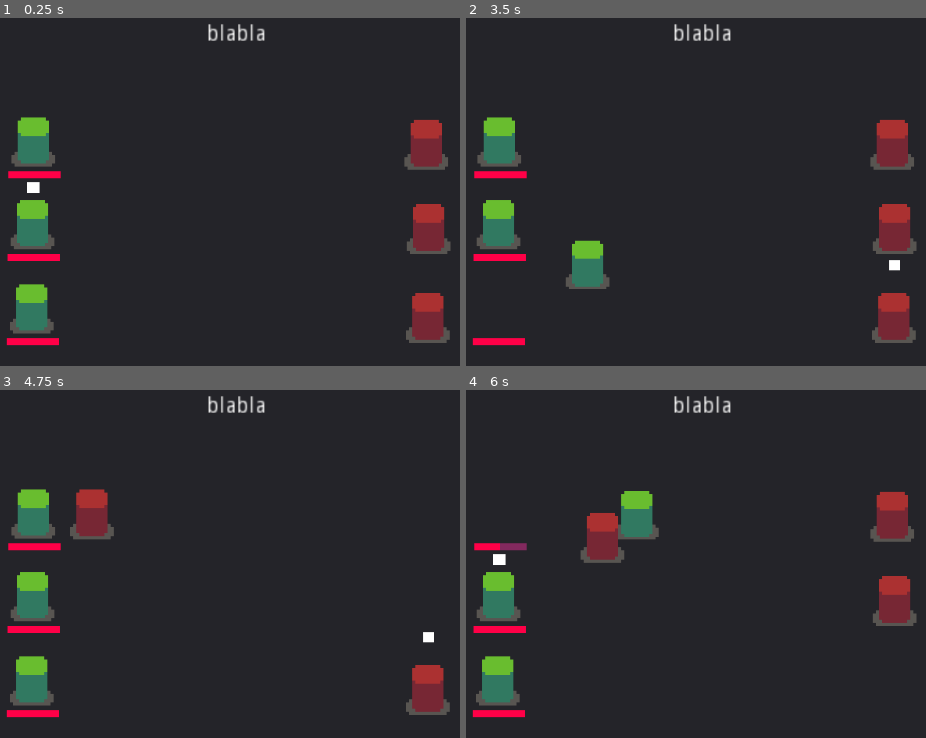
Above: before the commit, frames 1-4 (two rows, left to right).
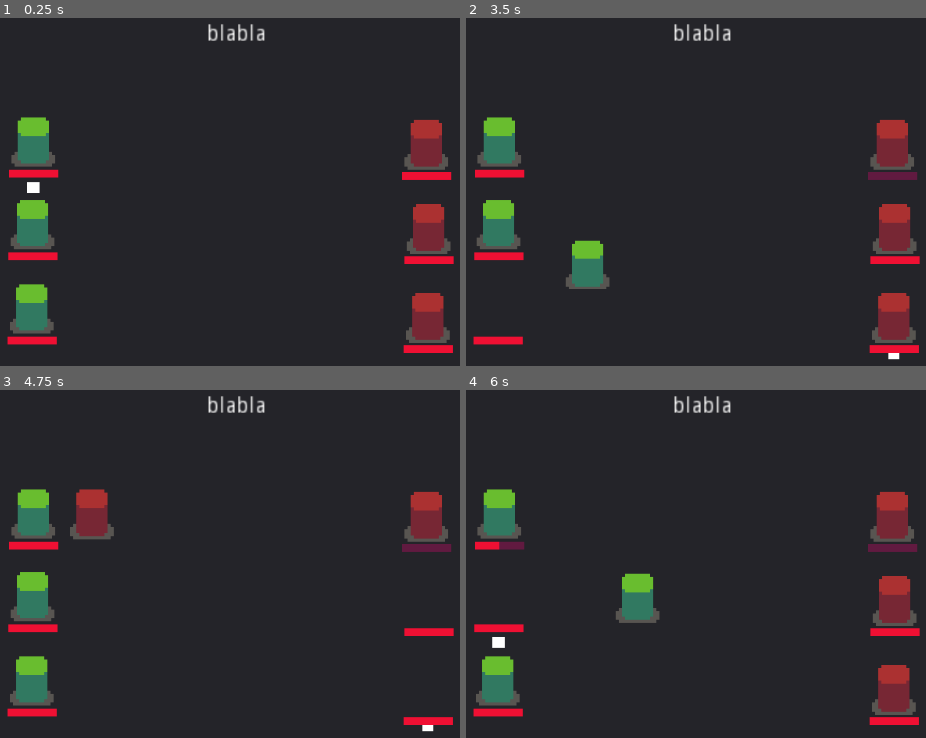
Above: after the commit, the same moments.

Repository: Threnkost/turn-based-combat
Game: Godot game, scene res://MainScene/Game.tscn
The game is run twice, just before and just after one commit, with the same random seed, the same clock (stepped at 60 frames per second) and the same inputs.
Inputs:
- Up to frame 1 (0.25 s): no input
- Up to frame 2 (3.5 s): tap Enter at 0.5 s; tap Space (playTurn) every 0.75 s from 0.6 to 2.85 s
- Up to frame 3 (4.75 s): tap Space (playTurn) at 3.6, 4.35 s
- Up to frame 4 (6 s): tap Space (playTurn) at 5.1, 5.85 s

The runs differ from the first frame. In frame 1, 1.2% of the frame differs, in the area x 1-99%, y 43-97%; in frame 2, 1.3%; in frame 3, 3.4%; in frame 4, 7.7%, in the area x 1-99%, y 28-97%.

Commit message:
Add files via upload

Diff:
--- a/Combat/Battler/Ally.gd
+++ b/Combat/Battler/Ally.gd
@@ -7,8 +7,14 @@
 	#turnQueue.label.text = "Ally"
 
 	#Executes "Attack" action.
+	var aliveTargets := []
+
+	for i in turnQueue.battleground.enemies:
+		if i.isAlive:
+			aliveTargets.append(i)
+
 	var attackAction = battlerReference.getAction("Attack")
-	attackAction.execute([self, turnQueue.battleground.enemies[0]])
+	attackAction.execute([self, aliveTargets[0]])
 	yield(attackAction, "action_completed")
 
 	#Skips this turn.
--- a/Combat/Battler/Battler.gd
+++ b/Combat/Battler/Battler.gd
@@ -7,6 +7,8 @@
 #startPosition is battler's starting position.
 onready var battlerReference #: BattlerReference
 onready var startPosition : Vector2
+
+onready var healthBar = $HealthBar
 onready var stats = $Stats
 
 var isAlive : bool = true
--- a/Combat/Characters/Character1.gd
+++ b/Combat/Characters/Character1.gd
@@ -10,7 +10,7 @@
 #	.playTurn(turnQueue)
 
 func _on_MaxHealth_statChanged(statName, newAmount):
-	$HealthBar.max_value = newAmount
+	$HealthBar.updateMaxValue(newAmount)
 
 func _on_Health_statChanged(statName, newAmount):
-	$HealthBar.value = newAmount
+	$HealthBar.updateCurrentValue(newAmount)
--- a/Combat/Characters/Character1.tscn
+++ b/Combat/Characters/Character1.tscn
@@ -6,7 +6,7 @@
 [ext_resource path="res://Combat/Actions/Attack.gd" type="Script" id=4]
 [ext_resource path="res://Combat/Actions/IAction.gd" type="Script" id=5]
 [ext_resource path="res://Stats/Stat.gd" type="Script" id=6]
-[ext_resource path="res://Assets/progress.png" type="Texture" id=7]
+[ext_resource path="res://Combat/HealthBar/HealthBar.tscn" type="PackedScene" id=7]
 
 [sub_resource type="AtlasTexture" id=1]
 atlas = ExtResource( 2 )
@@ -26,30 +26,6 @@
 "transitions": PoolRealArray( 1, 1 ),
 "update": 0,
 "values": [ Color( 1, 1, 1, 1 ), Color( 0.305882, 0.301961, 0.301961, 1 ) ]
-}
-tracks/1/type = "value"
-tracks/1/path = NodePath("../HealthBar:modulate")
-tracks/1/interp = 1
-tracks/1/loop_wrap = true
-tracks/1/imported = false
-tracks/1/enabled = true
-tracks/1/keys = {
-"times": PoolRealArray( 0, 0.6 ),
-"transitions": PoolRealArray( 1, 1 ),
-"update": 0,
-"values": [ Color( 1, 1, 1, 1 ), Color( 1, 1, 1, 0 ) ]
-}
-tracks/2/type = "value"
-tracks/2/path = NodePath("../HealthBar:visible")
-tracks/2/interp = 1
-tracks/2/loop_wrap = true
-tracks/2/imported = false
-tracks/2/enabled = true
-tracks/2/keys = {
-"times": PoolRealArray( 0, 0.6 ),
-"transitions": PoolRealArray( 1, 1 ),
-"update": 1,
-"values": [ true, false ]
 }
 
 [sub_resource type="Animation" id=3]
@@ -110,19 +86,10 @@
 script = ExtResource( 6 )
 baseAmount = 0
 
-[node name="HealthBar" type="TextureProgress" parent="."]
-margin_left = -32.1376
-margin_top = 37.0
-margin_right = 34.8624
-margin_bottom = 46.0
-value = 50.0
-texture_under = ExtResource( 7 )
-texture_progress = ExtResource( 7 )
-tint_under = Color( 0.517647, 0.164706, 0.372549, 1 )
-tint_progress = Color( 1, 0.00392157, 0.282353, 1 )
-nine_patch_stretch = true
-__meta__ = {
-"_edit_use_anchors_": false
-}
+[node name="HealthBar" parent="." instance=ExtResource( 7 )]
+margin_left = -31.0
+margin_top = 35.0
+margin_right = 32.0
+margin_bottom = 45.0
 [connection signal="statChanged" from="Stats/MaxHealth" to="." method="_on_MaxHealth_statChanged"]
 [connection signal="statChanged" from="Stats/Health" to="." method="_on_Health_statChanged"]
--- a/Combat/Characters/Monster1.gd
+++ b/Combat/Characters/Monster1.gd
@@ -1,4 +1,13 @@
 extends Enemy
 
-func playTurn(turnQueue) -> void:
-	.playTurn(turnQueue)
+onready var maxHealth : Stat = $Stats/MaxHealth
+onready var health : Stat = $Stats/Health
+
+func _ready():
+	health.addModifier(maxHealth.getTotalAmount())
+
+func _on_MaxHealth_statChanged(statName, newAmount):
+	$HealthBar.updateMaxValue(newAmount)
+
+func _on_Health_statChanged(statName, newAmount):
+	$HealthBar.updateCurrentValue(newAmount)
--- a/Combat/Characters/Monster1.tscn
+++ b/Combat/Characters/Monster1.tscn
@@ -1,10 +1,12 @@
-[gd_scene load_steps=7 format=2]
+[gd_scene load_steps=9 format=2]
 
 [ext_resource path="res://Combat/Characters/Monster1.gd" type="Script" id=1]
 [ext_resource path="res://Assets/characters.png" type="Texture" id=2]
 [ext_resource path="res://Combat/Battler/BattlerReference/BattlerReference.gd" type="Script" id=3]
 [ext_resource path="res://Combat/Actions/IAction.gd" type="Script" id=4]
 [ext_resource path="res://Combat/Actions/Attack.gd" type="Script" id=5]
+[ext_resource path="res://Combat/HealthBar/HealthBar.tscn" type="PackedScene" id=6]
+[ext_resource path="res://Stats/Stat.gd" type="Script" id=7]
 
 [sub_resource type="AtlasTexture" id=1]
 atlas = ExtResource( 2 )
@@ -30,6 +32,15 @@
 [node name="Attack" type="Node" parent="BattlerReference/Actions"]
 script = ExtResource( 5 )
 
+[node name="Stats" type="Node" parent="."]
+
+[node name="MaxHealth" type="Node" parent="Stats"]
+script = ExtResource( 7 )
+baseAmount = 10
+
+[node name="Health" type="Node" parent="Stats"]
+script = ExtResource( 7 )
+
 [node name="Queue" type="ColorRect" parent="."]
 visible = false
 margin_left = -6.54006
@@ -39,3 +50,11 @@
 __meta__ = {
 "_edit_use_anchors_": false
 }
+
+[node name="HealthBar" parent="." instance=ExtResource( 6 )]
+margin_left = -31.0
+margin_top = 35.0
+margin_right = 32.0
+margin_bottom = 45.0
+[connection signal="statChanged" from="Stats/MaxHealth" to="." method="_on_MaxHealth_statChanged"]
+[connection signal="statChanged" from="Stats/Health" to="." method="_on_Health_statChanged"]
--- /dev/null
+++ b/Combat/HealthBar/HealthBar.gd
@@ -0,0 +1,15 @@
+extends TextureProgress
+
+const TWEEN_DURATION = 0.2
+
+func initialize(health : int, maxHealth : int) -> void:
+	max_value = maxHealth
+	value = health
+
+sync func updateCurrentValue(health : int) -> void:
+	$Tween.interpolate_property(self, 'value', value, health, TWEEN_DURATION, Tween.TRANS_QUAD, Tween.EASE_OUT)
+	$Tween.start()
+
+sync func updateMaxValue(health : int) -> void:
+	$Tween.interpolate_property(self, 'max_value', max_value, health, TWEEN_DURATION, Tween.TRANS_QUAD, Tween.EASE_OUT)
+	$Tween.start()
--- /dev/null
+++ b/Combat/HealthBar/HealthBar.tscn
@@ -0,0 +1,21 @@
+[gd_scene load_steps=3 format=2]
+
+[ext_resource path="res://Assets/progress.png" type="Texture" id=1]
+[ext_resource path="res://Combat/HealthBar/HealthBar.gd" type="Script" id=2]
+
+[node name="HealthBar" type="TextureProgress"]
+margin_left = -32.0
+margin_right = 31.0
+margin_bottom = 10.0
+value = 50.0
+texture_under = ExtResource( 1 )
+texture_progress = ExtResource( 1 )
+tint_under = Color( 0.384314, 0.105882, 0.254902, 1 )
+tint_progress = Color( 0.941176, 0.0666667, 0.203922, 1 )
+nine_patch_stretch = true
+script = ExtResource( 2 )
+__meta__ = {
+"_edit_use_anchors_": false
+}
+
+[node name="Tween" type="Tween" parent="."]
